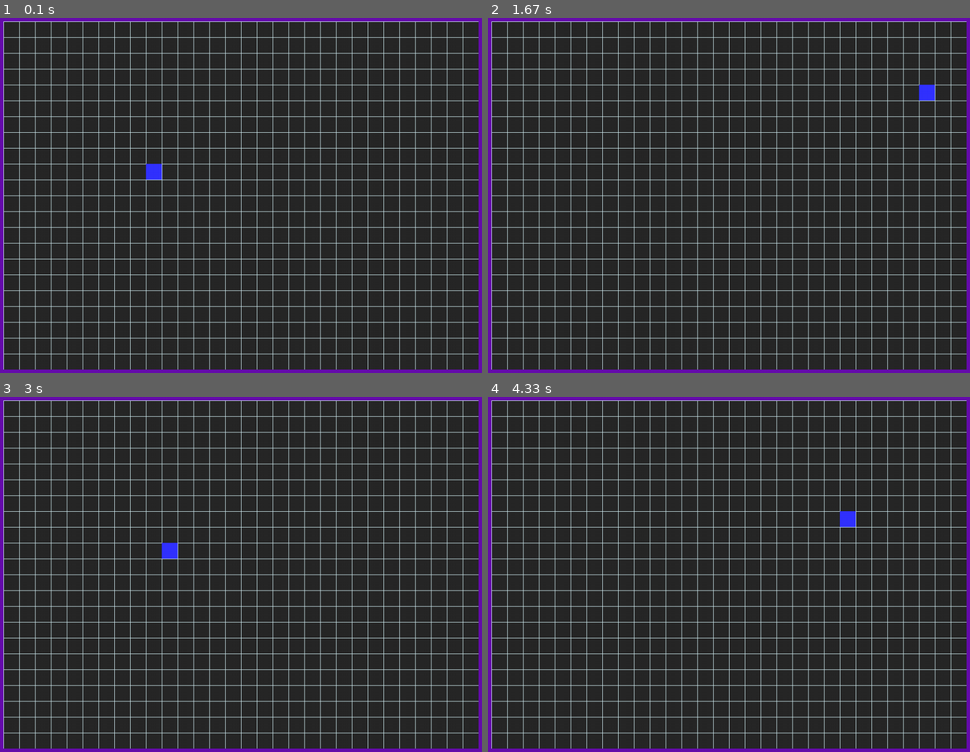
Above: before the commit, frames 1-4 (two rows, left to right).
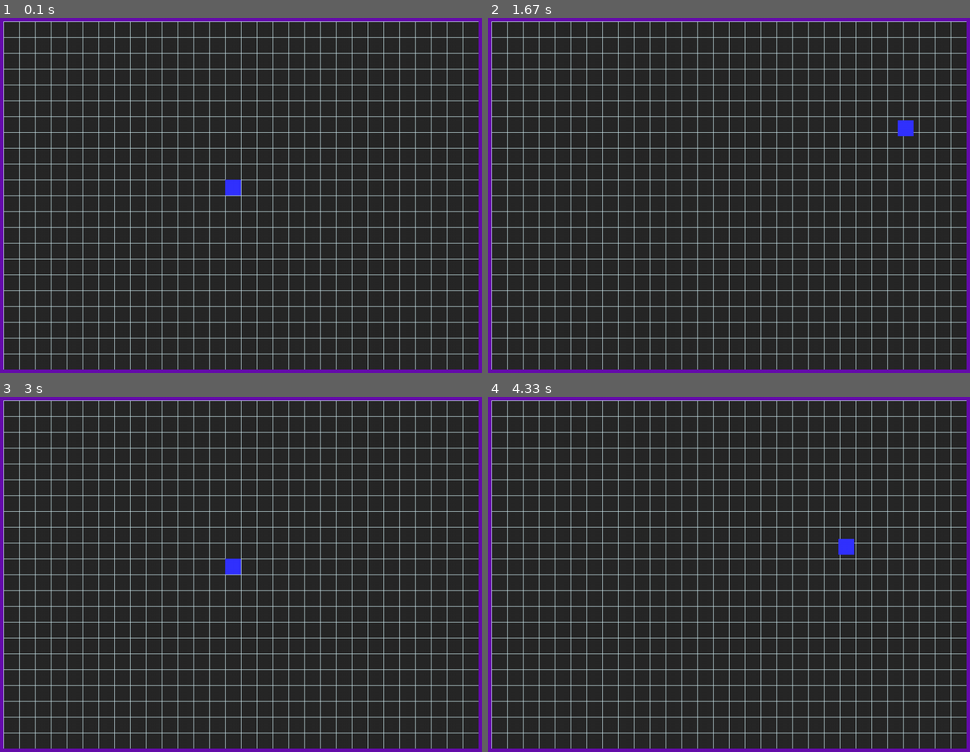
Above: after the commit, the same moments.

Repository: ArthurC13/A-Level-Project-Arthur-Chen
Game: pygame game, started from A level Project.py
Same seed, same stepped clock (60 frames per second), same inputs: the game is played once before the commit and once after it.
Inputs:
- Up to frame 1 (0.1 s): no input
- Up to frame 2 (1.67 s): hold Right 0.33-0.8 s; hold Up 0.83-1.13 s; hold Right 1.17-1.63 s
- Up to frame 3 (3 s): hold Left 1.67-2.2 s; hold Down 2.23-2.53 s; hold Left 2.57-2.97 s
- Up to frame 4 (4.33 s): hold Up 3-3.37 s; hold Right 3.4-4.03 s; hold Down from 4.07 s (still down)

The runs differ from the first frame. In frame 1, 0.3% of the frame differs, in the area x 30-50%, y 41-51%; in frame 2, 0.3%; in frame 3, 0.3%; in frame 4, 0.3%.

Commit message:
added smooth movements and axis independent collisions

Diff:
--- a/A level Project.py
+++ b/A level Project.py
@@ -27,6 +27,8 @@
 GRIDWIDTH = WIDTH/TILESIZE
 GRIDHEIGHT = HEIGHT/TILESIZE
 
+PLAYERSPEED = 400
+
 # -- Sprites Classes
 class Player(pygame.sprite.Sprite):
     def __init__(self, game, x, y):
@@ -36,16 +38,51 @@
         self.image = pygame.Surface((TILESIZE, TILESIZE))
         self.image.fill(BLUE)
         self.rect = self.image.get_rect()
-        self.x = x
-        self.y = y
+        self.x = x * TILESIZE
+        self.y = y * TILESIZE
 
-    def move(self, x_speed=0, y_speed=0):
-        self.x += x_speed
-        self.y += y_speed
+    def wall_collisions(self, direction):
+        hits = pygame.sprite.spritecollide(self, game.wall_group, False)
+        if hits:
+            if direction == 'x':
+                if self.x_speed > 0:
+                    self.x = hits[0].rect.left - self.rect.width
+                elif self.x_speed < 0:
+                    self.x = hits[0].rect.right
+                self.x_speed = 0
+                self.rect.x = self.x
+            if direction == 'y':
+                if self.y_speed > 0:
+                    self.y = hits[0].rect.top - self.rect.height
+                elif self.y_speed < 0:
+                    self.y = hits[0].rect.bottom
+                self.y_speed = 0
+                self.rect.y = self.y
+
+    def movement_controls(self):
+        self.x_speed = 0
+        self.y_speed = 0
+        keys = pygame.key.get_pressed()
+        if keys[pygame.K_UP]:
+            self.y_speed = -PLAYERSPEED
+        if keys[pygame.K_LEFT]:
+            self.x_speed = -PLAYERSPEED
+        if keys[pygame.K_DOWN]:
+            self.y_speed = PLAYERSPEED
+        if keys[pygame.K_RIGHT]:
+            self.x_speed = PLAYERSPEED
+        if self.x_speed != 0 and self.y_speed != 0:
+            self.x_speed *= 0.7071
+            self.y_speed *= 0.7071
 
     def update(self):
-        self.rect.x = self.x * TILESIZE
-        self.rect.y = self.y * TILESIZE
+        self.movement_controls()
+        self.x += self.x_speed * self.game.dt
+        self.y += self.y_speed * self.game.dt
+        self.rect.x = self.x
+        self.wall_collisions('x')
+        self.rect.y = self.y
+        self.wall_collisions('y')
 
 class Wall(pygame.sprite.Sprite):
     def __init__(self, game, x, y):
@@ -77,7 +114,6 @@
 
     def new_game(self):
         self.sprite_group_reset()
-        self.player = Player(self, 10, 10)
         self.level = 1
         self.load_map(self.level)
 
@@ -95,6 +131,8 @@
             for item in line:
                 if item == '1':
                     Wall(self, x, y)
+                if item == 'p':
+                    self.player = Player(self, x, y)
                 x += 1
             x = 0
             y += 1
@@ -102,7 +140,7 @@
     def game_loop(self):
         self.done = False
         while not self.done:
-            self.clock.tick(FPS)
+            self.dt = self.clock.tick(FPS)/1000  #delta time for time based movements
             self.events()
             self.update()
             self.draw()
@@ -115,14 +153,6 @@
             if event.type == pygame.KEYDOWN:
                 if event.key == pygame.K_ESCAPE:
                     self.pause_game()
-                if event.key == pygame.K_LEFT:
-                    self.player.move(x_speed=-1)
-                if event.key == pygame.K_RIGHT:
-                    self.player.move(x_speed=1)
-                if event.key == pygame.K_UP:
-                    self.player.move(y_speed=-1)
-                if event.key == pygame.K_DOWN:
-                    self.player.move(y_speed=1)
 
     def update(self):
         self.all_sprites_group.update()
--- a/maps/map1.txt
+++ b/maps/map1.txt
@@ -9,7 +9,7 @@
 10000000000000000000000000000001
 10000000000000000000000000000001
 10000000000000000000000000000001
-10000000000000000000000000000001
+100000000000000p0000000000000001
 10000000000000000000000000000001
 10000000000000000000000000000001
 10000000000000000000000000000001
